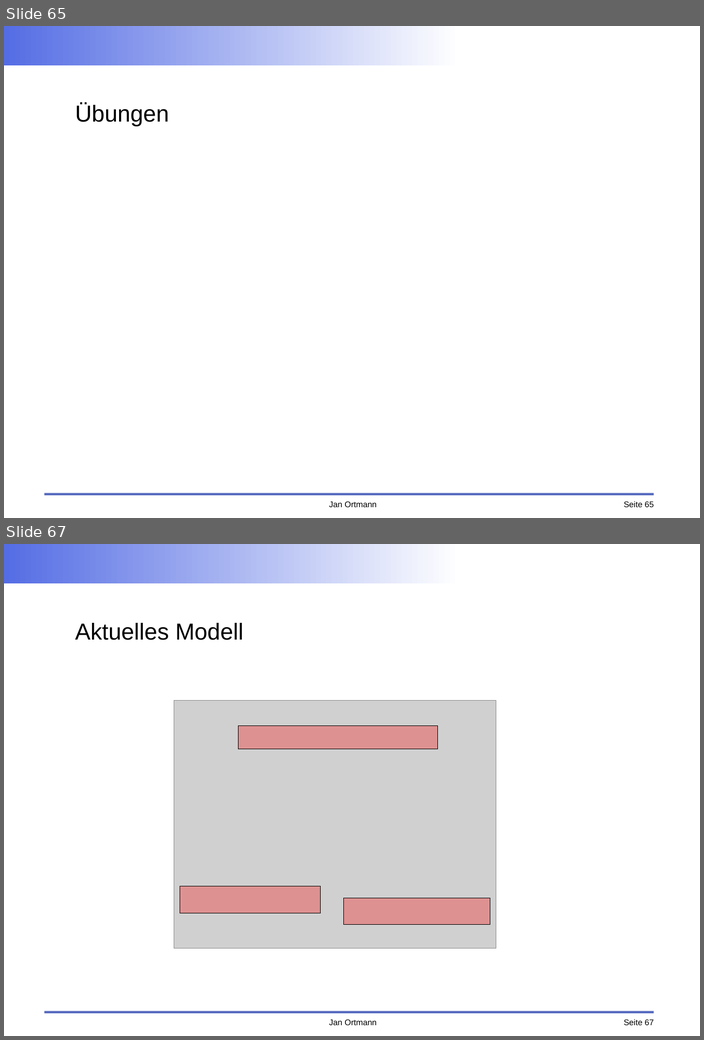
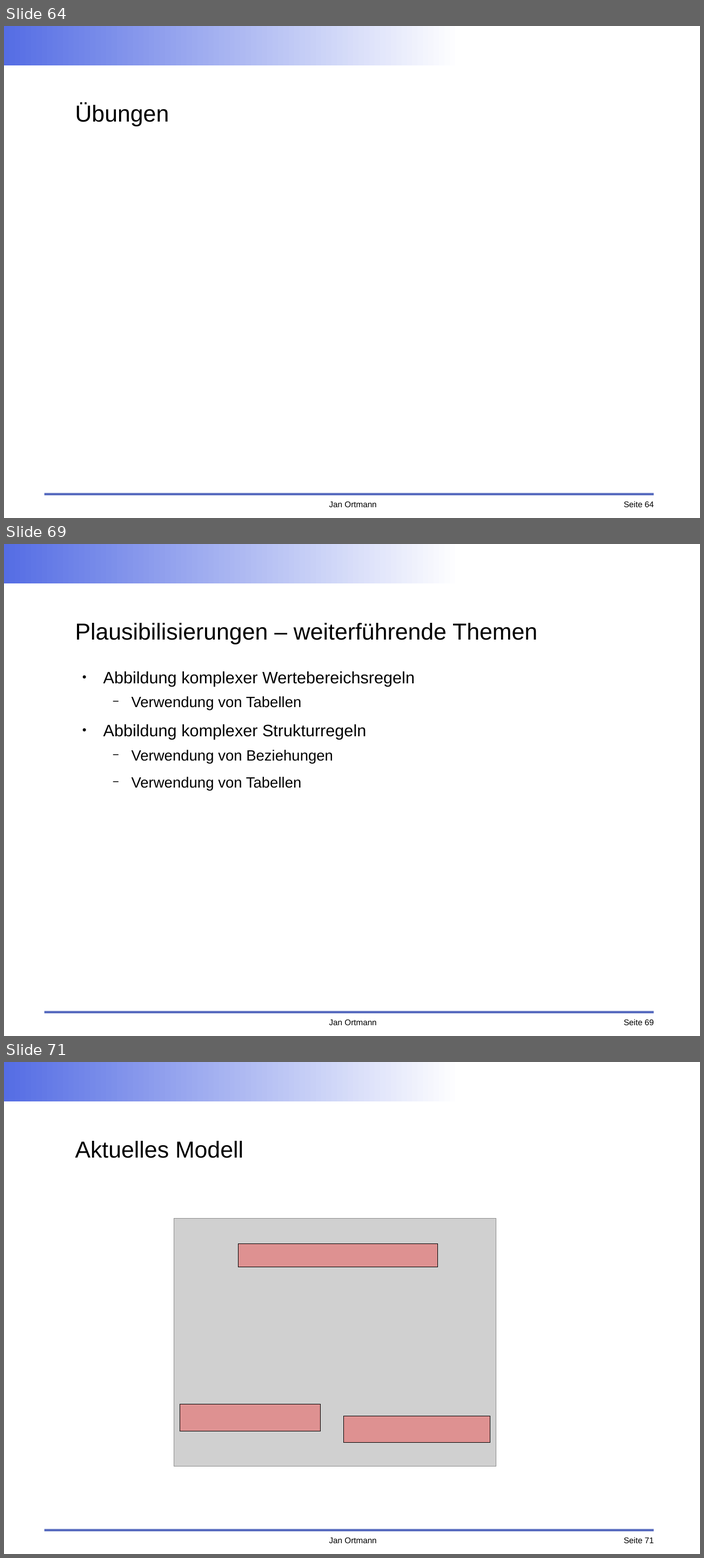
Before and after one commit to faktorips/faktorips.base, a slide deck: org.faktorips.doc/schulung/anwendungsentwicklung/FaktorIPS-Schulung.odp. Shown one above the other, each under a label of ours: slides 65 and 67 before the commit, slides 64, 69 and 71 after it; the slides between them are not shown. The pictures are 704x1040 and 704x1558 pixels, drawn with LibreOffice and Linux fonts; fonts in the diff are those of the drawing; grey boxes stand for pictures; background and template pictures are left out. Boxes give left, top, right and bottom in pixels: in the first picture for what was removed or moved away, otherwise in the second. Text is boxed around its words. In the diff, an @@ line names an element or a change of style, - is before the commit and + after.

```diff
--- a/org.faktorips.doc/schulung/anwendungsentwicklung/FaktorIPS-Schulung.odp
+++ b/org.faktorips.doc/schulung/anwendungsentwicklung/FaktorIPS-Schulung.odp
@@ slide 69 added at (4,544,700,1036), background #FFFFFF; not listed: 4 template elements that a slide beside it also shows @@
@@ title added at (75,623,537,644), 28 pt, text #000000 @@
+Plausibilisierungen – weiterführende Themen
@@ text added at (103,671,414,791), 20 pt, text #000000 @@
+● Abbildung komplexer Wertebereichsregeln
+  − Verwendung von Tabellen
+● Abbildung komplexer Strukturregeln
+  − Verwendung von Beziehungen
+  − Verwendung von Tabellen
@@ what was slide 65 is now slide 64 @@
@@ page number at (623,501,654,507): text changed @@
-Seite 65
+Seite 64
@@ what was slide 67 is now slide 71 @@
@@ page number at (623,1537,654,1543): text changed @@
-Seite 67
+Seite 71
```
Also in this commit, not shown: 14 slides changed, 10 other slides added, 1 slide removed, 11 other files.
